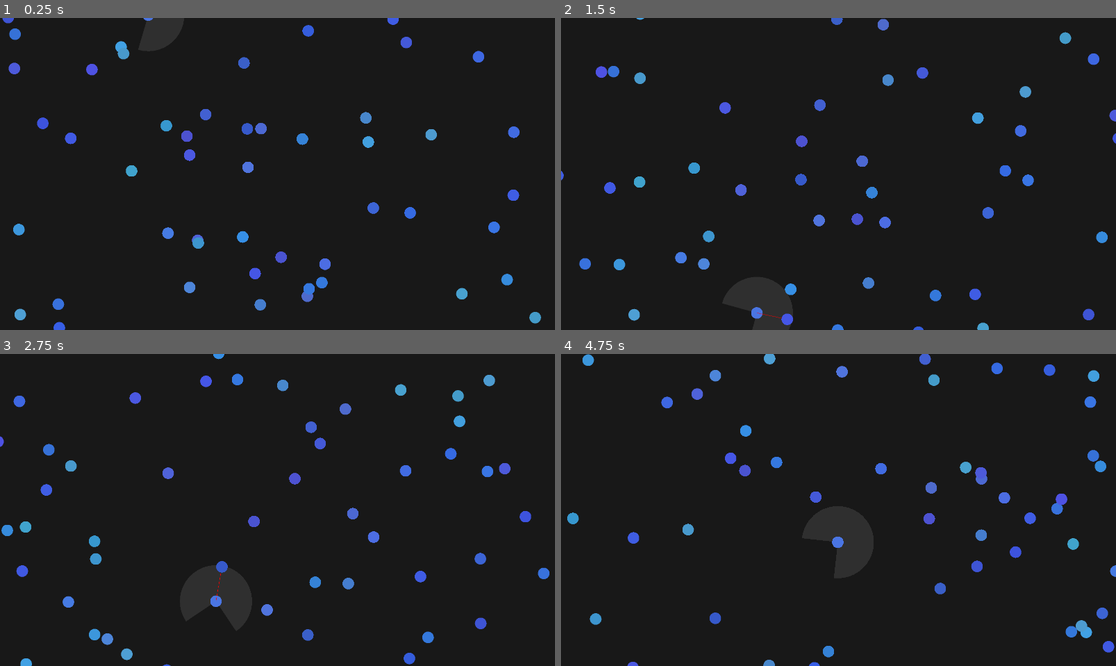
Above: before the commit, frames 1-4 (two rows, left to right).
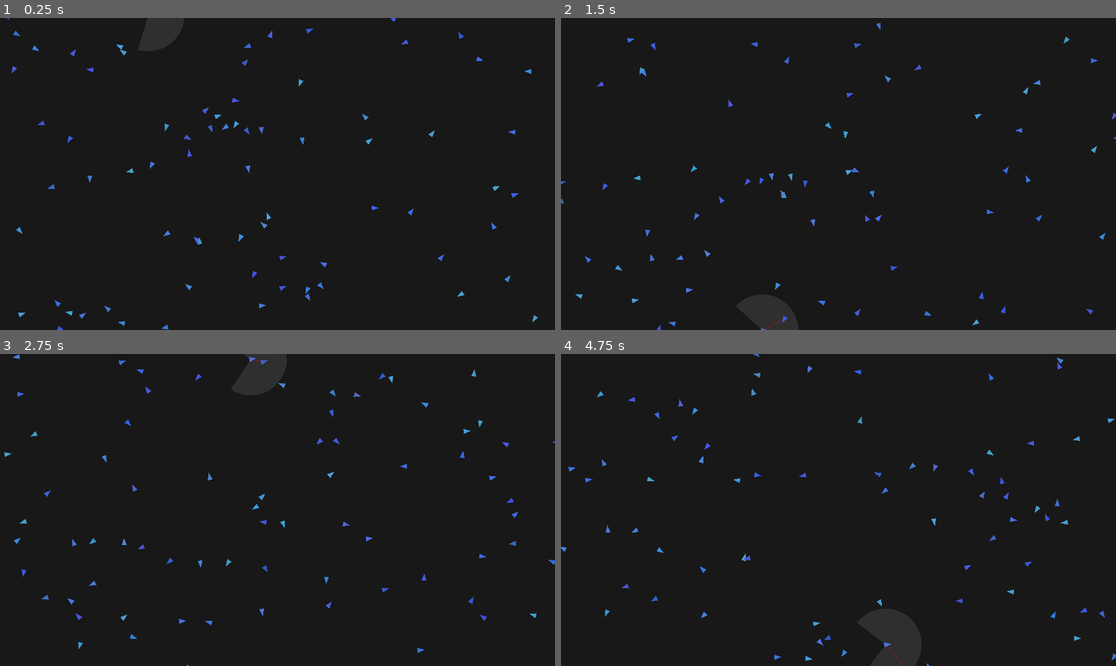
Above: after the commit, the same moments.

Repository: Indull0/BoidsSimulation
Game: Godot game, scene res://Main.tscn
Same seed, same stepped clock (60 frames per second), same inputs: the game is played once before the commit and once after it.
Inputs:
- Up to frame 1 (0.25 s): no input
- Up to frame 2 (1.5 s): no input
- Up to frame 3 (2.75 s): no input
- Up to frame 4 (4.75 s): no input

The runs differ from the first frame. In frame 1, 2.9% of the frame differs, in the area x 0-98%, y 0-100%; in frame 2, 3.2%; in frame 3, 3.7%; in frame 4, 3.8%, in the area x 0-100%, y 0-100%.

Commit message:
Some tweaks to the turning

Diff:
--- a/main.gd
+++ b/main.gd
@@ -1,7 +1,7 @@
 extends Node2D
 
 # Variables for the circles
-var circle_count = 50  # Number of circles
+var circle_count = 75  # Number of circles
 var circles = []  # Array to store circle data (position, radius, color)
 var radius = 20  # Radius of each circle
 var speed = 150  # Movement speed in pixels per second
@@ -11,7 +11,7 @@
 var directions = []
 var fov = PI + PI / 2
 var turn_speed = PI / 12
-var avoidance_force = 0.2
+var avoidance_force = 0.15
 
 
 func draw_circle_arc_poly(center, radius, angle_from, angle_to, color):
@@ -25,6 +25,16 @@
 		points_arc.push_back(center + Vector2(cos(angle_point), sin(angle_point)) * radius)
 	draw_polygon(points_arc, colors)
 
+func draw_triangle(position, angle, size, color):
+	var half_size = size / 2
+	# Define the vertices of the triangle based on the angle
+	var vertices = []
+	vertices.append(position + Vector2(cos(angle), sin(angle)) * size)  # Front tip
+	vertices.append(position + Vector2(cos(angle + 2*PI/3), sin(angle + 2*PI/3)) * half_size)  # Left base
+	vertices.append(position + Vector2(cos(angle - 2*PI/3), sin(angle - 2*PI/3)) * half_size)  # Right base
+
+	# Draw the triangle
+	draw_polygon(PackedVector2Array(vertices), [color])
 
 func _ready():
 	# Generate circles with random positions
@@ -48,7 +58,8 @@
 	draw_circle_arc_poly(specialCircle["position"], sight_radius, from_angle, to_angle, Color(1, 1, 1, 0.1))
 	for i in range(circles.size()):
 		var circle = circles[i]
-		draw_circle(circle["position"], radius, circle["color"])
+		#draw_circle(circle["position"], radius, circle["color"])
+		draw_triangle(circle["position"], circle["angle"], radius, circle["color"])
 		var avoid_angle = 0.0
 
 		for j in range(circles.size()):
@@ -62,7 +73,7 @@
 				var vectorBetweenCircles = (circleToCheck["position"] - circle["position"])
 				var angleToCircle = currentCircleDirection.angle_to(vectorBetweenCircles.normalized())
 				if abs(angleToCircle) < fov / 2:
-					avoid_angle -= sign(angleToCircle) * avoidance_force * (1 - distanceBetweenCircles / 125)# * (1 - distanceBetweenCircles / 125))
+					avoid_angle -= sign(angleToCircle) * avoidance_force * (1 - distanceBetweenCircles / 125) * (1 - angleToCircle / fov)# * (1 - distanceBetweenCircles / 125))
 					if i == 5:
 						draw_line(circle["position"], circleToCheck["position"], Color(1, 0, 0))
 				#if (abs(angleToCircle) > -fov / 2):
